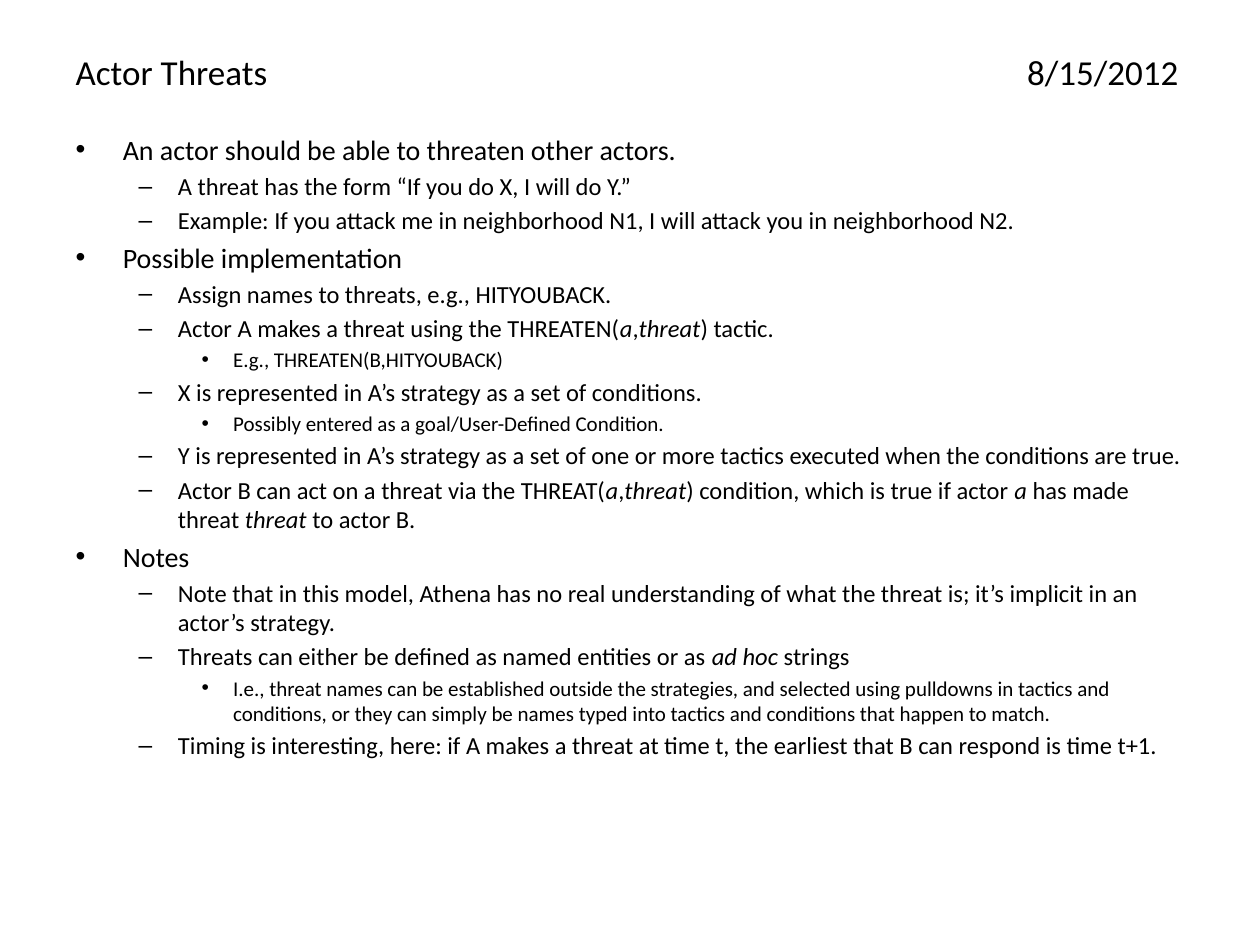
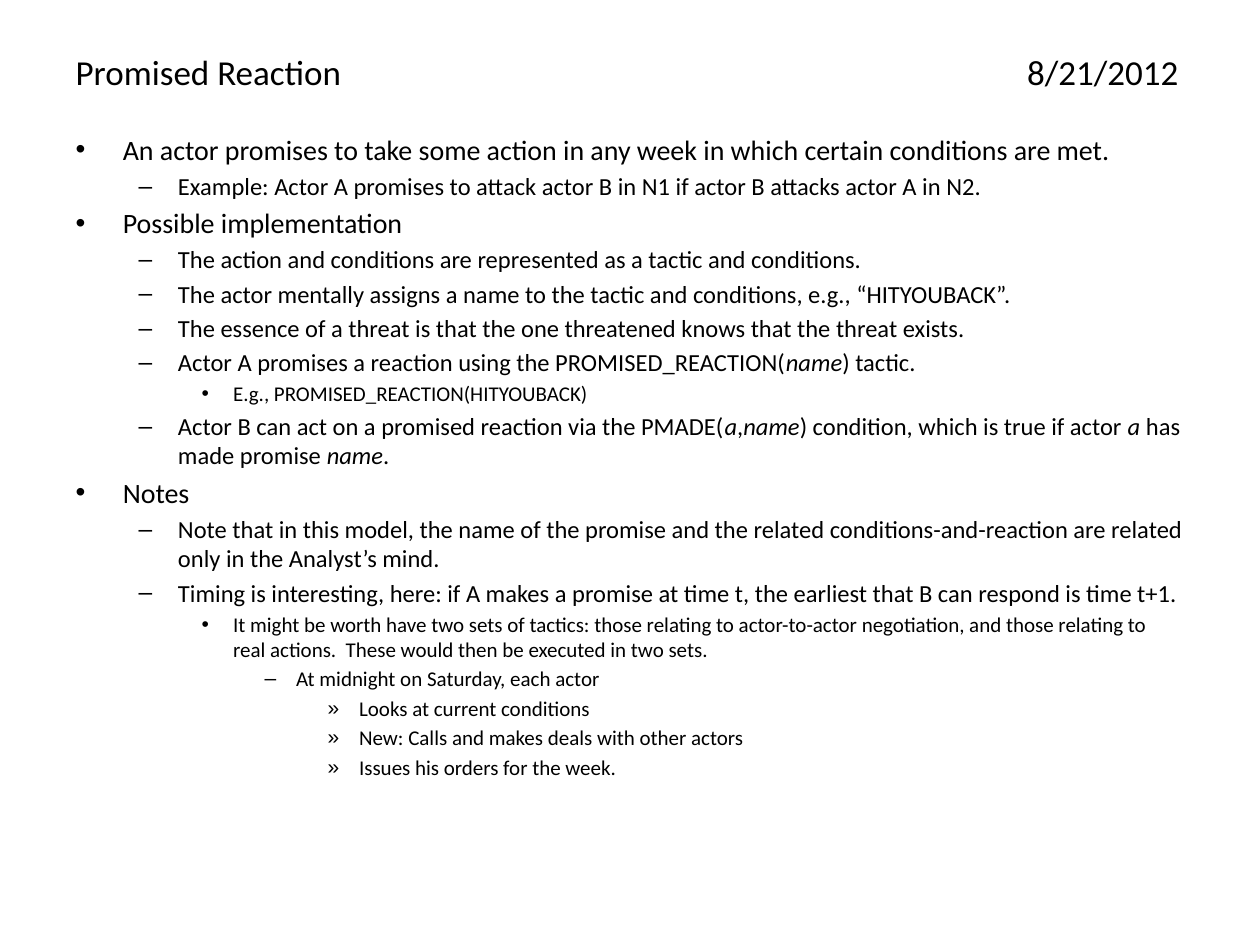
Before and after one commit to AthenaModel/athena-legacy, a slide deck: slide 29 of docs/dev/ideas.pptx (slide 6 before the commit). Drawn at 1260x945 pixels with LibreOffice and Linux fonts; fonts in the diff are those of the drawing. Boxes give left, top, right and bottom in pixels: in the first picture for what was removed or moved away, otherwise in the second. Text is boxed around its words. In the diff, an @@ line names an element or a change of style, - is before the commit and + after.

Commit message:
Revised the Actor Promises and Actor Threats ideas

```diff
--- a/docs/dev/ideas.pptx
+++ b/docs/dev/ideas.pptx
@@ title at <box>76,60,1178,87</box>: text changed @@
-Actor Threats 8/15/2012
+Promised Reaction 8/21/2012
@@ text at <box>123,140,1109,199</box>: text changed; size 14 to 16 pt @@
-• An actor should be able to threaten other actors.
-  – A threat has the form “If you do X, I will do Y.”
-  – Example: If you attack me in neighborhood N1, I will attack you in neighborhood N2.
+• An actor promises to take some action in any week in which certain conditions are met.
+  – Example: Actor A promises to attack actor B in N1 if actor B attacks actor A in N2.
@@ text at <box>178,251,1180,468</box>: text changed @@
-  – Assign names to threats, e.g., HITYOUBACK.
-  – Actor A makes a threat using the THREATEN(a,threat) tactic.
-    • E.g., THREATEN(B,HITYOUBACK)
-  – X is represented in A’s strategy as a set of conditions.
-    • Possibly entered as a goal/User-Defined Condition.
-  – Y is represented in A’s strategy as a set of one or more tactics executed when the conditions are true.
-  – Actor B can act on a threat via the THREAT(a,threat) condition, which is true if actor a has made threat threat to actor B.
+  – The action and conditions are represented as a tactic and conditions.
+  – The actor mentally assigns a name to the tactic and conditions, e.g., “HITYOUBACK”.
+  – The essence of a threat is that the one threatened knows that the threat exists.
+  – Actor A promises a reaction using the PROMISED_REACTION(name) tactic.
+    • E.g., PROMISED_REACTION(HITYOUBACK)
+  – Actor B can act on a promised reaction via the PMADE(a,name) condition, which is true if actor a has made promise name.
@@ text at <box>178,521,1182,775</box>: text changed; size 14 to 12 pt @@
-  – Note that in this model, Athena has no real understanding of what the threat is; it’s implicit in an actor’s strategy.
-  – Threats can either be defined as named entities or as ad hoc strings
-    • I.e., threat names can be established outside the strategies, and selected using pulldowns in tactics and conditions, or they can simply be names typed into tactics and conditions that happen to match.
-  – Timing is interesting, here: if A makes a threat at time t, the earliest that B can respond is time t+1.
+  – Note that in this model, the name of the promise and the related conditions-and-reaction are related only in the Analyst’s mind.
+  – Timing is interesting, here: if A makes a promise at time t, the earliest that B can respond is time t+1.
+    • It might be worth have two sets of tactics: those relating to actor-to-actor negotiation, and those relating to real actions. These would then be executed in two sets.
+      – At midnight on Saturday, each actor
+        » Looks at current conditions
+        » New: Calls and makes deals with other actors
+        » Issues his orders for the week.
```
Also in this commit, not shown: 1 other slide changed, 1 slide added.
